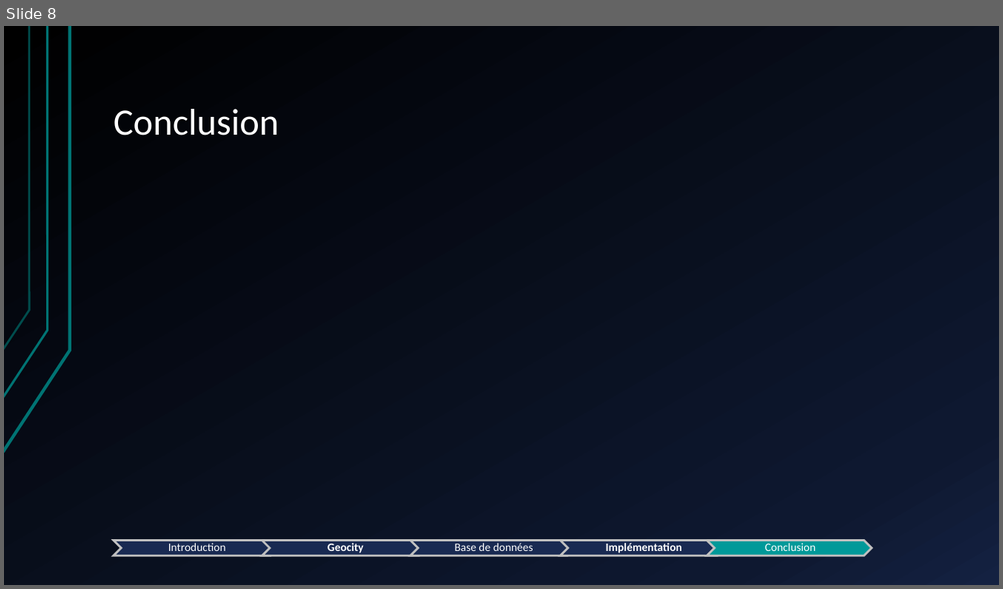
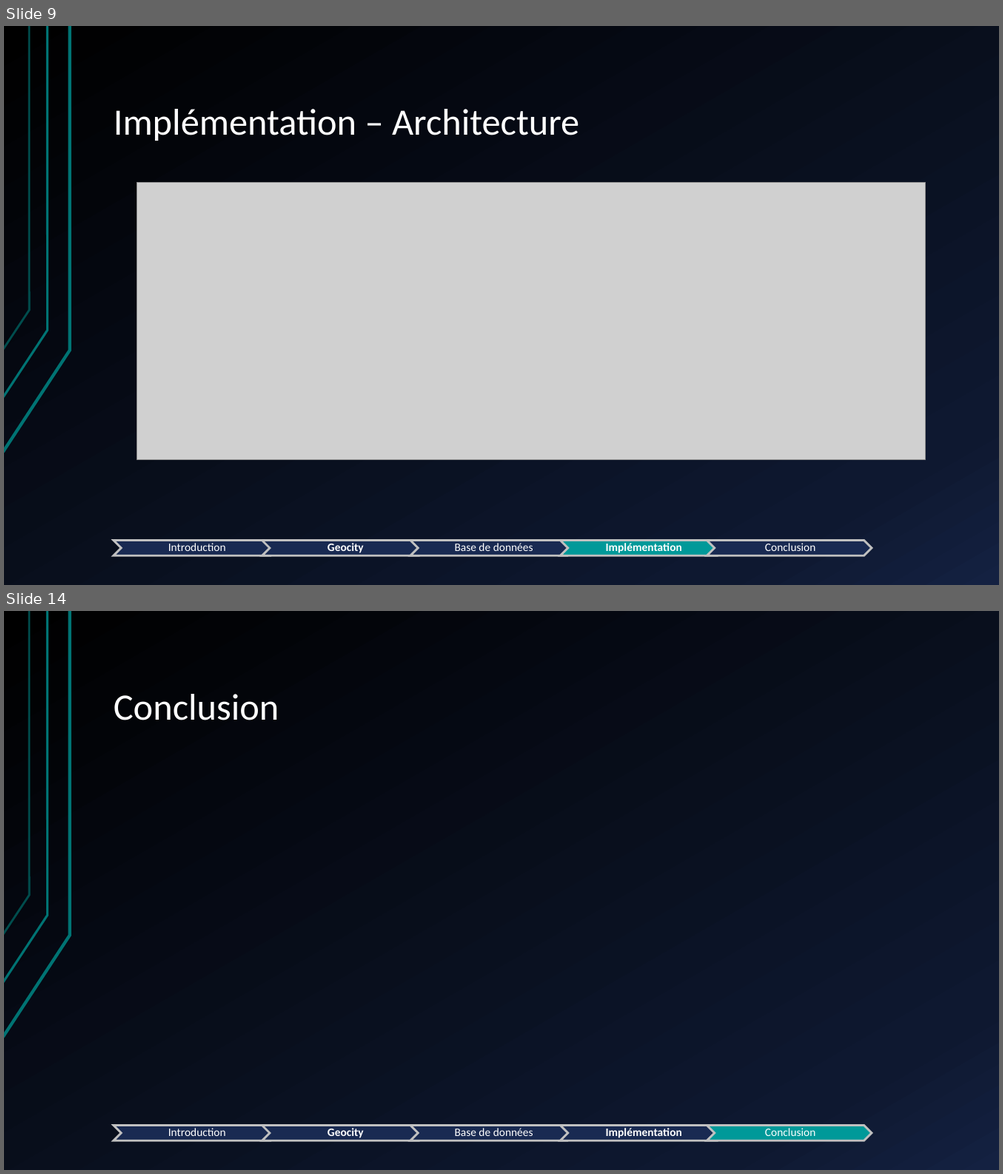
Before and after one commit to WilliamGordon/GeoCity, a slide deck: geocity.analysis/Presentation-TFE.pptx. Shown one above the other, each under a label of ours: slide 8 before the commit, slides 9 and 14 after it; the slides between them are not shown. The pictures are 1003x589 and 1003x1174 pixels, drawn with LibreOffice and Linux fonts; fonts in the diff are those of the drawing; grey boxes stand for pictures. Boxes give left, top, right and bottom in pixels: in the first picture for what was removed or moved away, otherwise in the second. Text is boxed around its words. In the diff, an @@ line names an element or a change of style, - is before the commit and + after.

```diff
--- a/geocity.analysis/Presentation-TFE.pptx
+++ b/geocity.analysis/Presentation-TFE.pptx
@@ slide 9 added at [4,26,999,585], background gradient #000000 to #0F1931 to #142242; not listed: 3 template elements that a slide beside it also shows @@
@@ title added at [114,109,579,141], 36 pt, text #FFFFFF @@
+Implémentation – Architecture
@@ picture added at [136,183,925,460] @@
@@ group added at [114,541,872,557]: 5 chevrons, 5 texts @@
+Introduction
+Geocity
+Base de données
+Implémentation
+Conclusion
@@ what was slide 8 is now slide 14 @@
```
Also in this commit, not shown: 4 slides changed, 5 other slides added, 13 other files.
